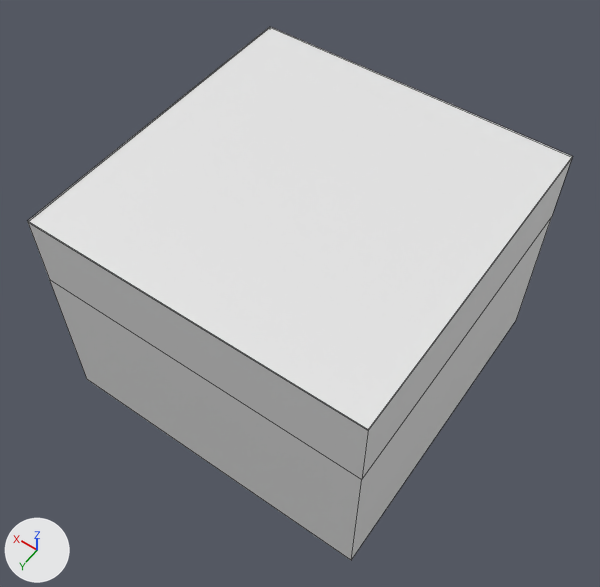
The Blender file Assets/3DModels/Room Arcade .blend as it was, and as the next commit left it.
Camera for both pictures: a camera (50 mm lens) standing at (-21.7, 31.4, 56.1) and looking at (-0.1, 1.1, 8.6). The lights are fixed; the arrows at lower left show +X, +Y and +Z. Mesh edges are drawn as thin lines.

Names of what the first picture shows: 'Roof', 'Walls'.
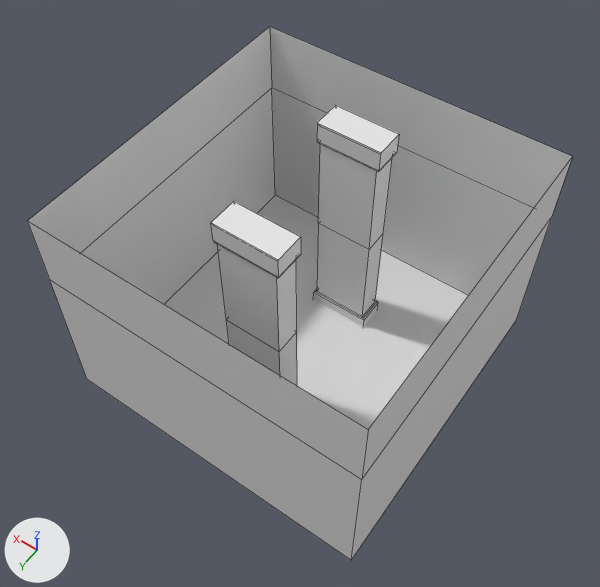
Location of each change, [x1, y1, x2, y2] in pixels of the pictures (600 x 587 px):
```json
{"object": "Roof", "change": "hidden", "before": [29, 28, 572, 430]}
{"object": "Pillar1", "change": "shown", "after": [211, 105, 399, 386]}
{"object": "Floor", "change": "unchanged, uncovered by the edit", "after": [164, 196, 469, 430]}
```

Edits to the scene script, one JSON object a line:
```json
{"op": "remove", "block": "ob_pillar1", "code": "ob_pillar1.hide_set(True)"}
{"op": "add", "block": "ob_roof", "code": "ob_roof.hide_set(True)"}
```
